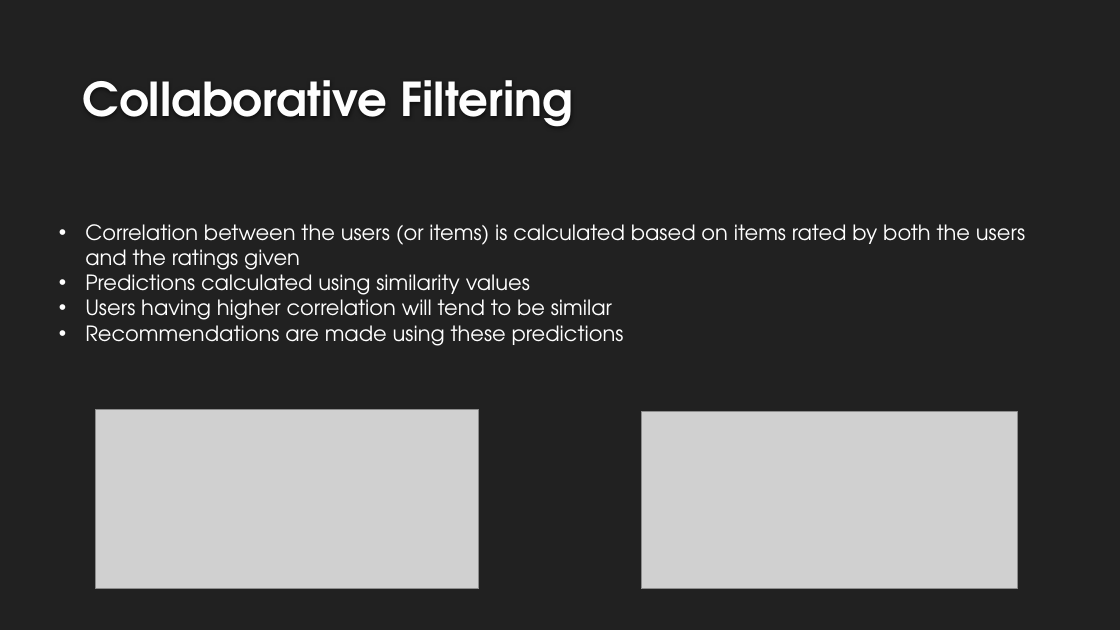
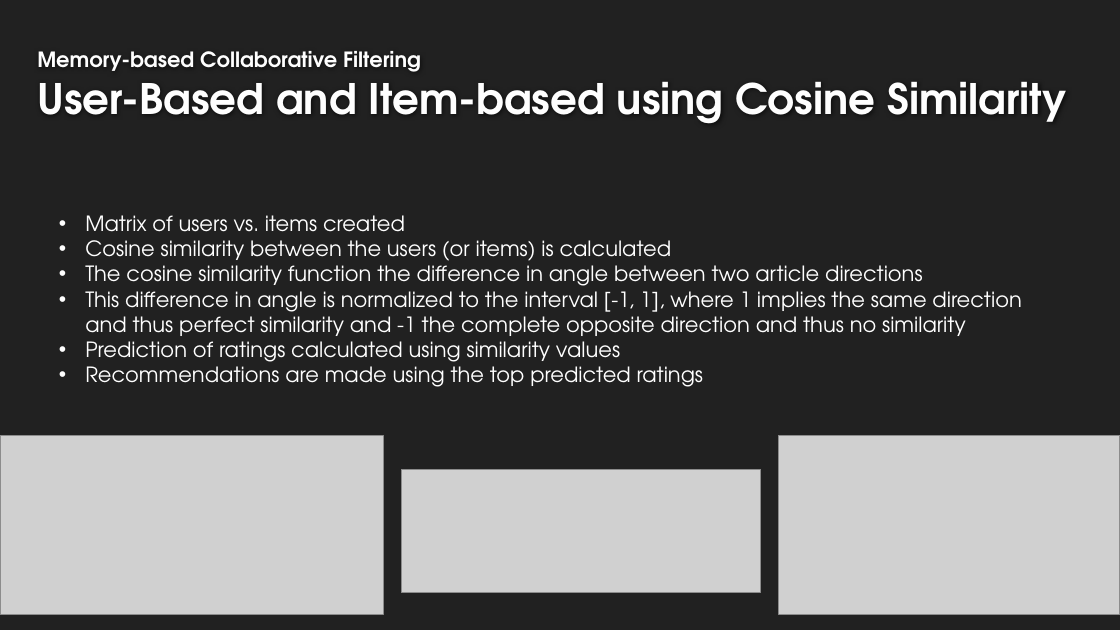
Before and after one commit to GoldbergData/Machine-Learning-Book-Ratings, a slide deck: slide 8 of Presentation.pptx. Drawn at 1120x630 pixels with LibreOffice and Linux fonts; fonts in the diff are those of the drawing; grey boxes stand for pictures; background and template pictures are left out. Boxes give left, top, right and bottom in pixels: in the first picture for what was removed or moved away, otherwise in the second. Text is boxed around its words. In the diff, an @@ line names an element or a change of style, - is before the commit and + after.

```diff
--- a/Presentation.pptx
+++ b/Presentation.pptx
@@ title at <box>37,51,1067,124</box>: text changed; size 40 to 36 pt @@
-Collaborative Filtering
+Memory-based Collaborative Filtering
+User-Based and Item-based using Cosine Similarity
@@ text at <box>85,215,1021,387</box>: text changed @@
-• Correlation between the users (or items) is calculated based on items rated by both the users and the ratings given
-• Predictions calculated using similarity values
-• Users having higher correlation will tend to be similar
-• Recommendations are made using these predictions
+• Matrix of users vs. items created
+• Cosine similarity between the users (or items) is calculated
+• The cosine similarity function the difference in angle between two article directions
+• This difference in angle is normalized to the interval [-1, 1], where 1 implies the same direction and thus perfect similarity and -1 the complete opposite direction and thus no similarity
+• Prediction of ratings calculated using similarity values
+• Recommendations are made using the top predicted ratings
@@ picture: place and size @@
-picture at <box>96,410,479,590</box>
+picture at <box>0,435,383,615</box>
@@ picture: place and size @@
-picture at <box>641,412,1017,589</box>
+picture at <box>779,435,1120,615</box>
@@ picture added at <box>402,469,761,592</box> @@
```
Also in this commit, not shown: 9 other slides changed, 2 slides added, 1 slide removed.
